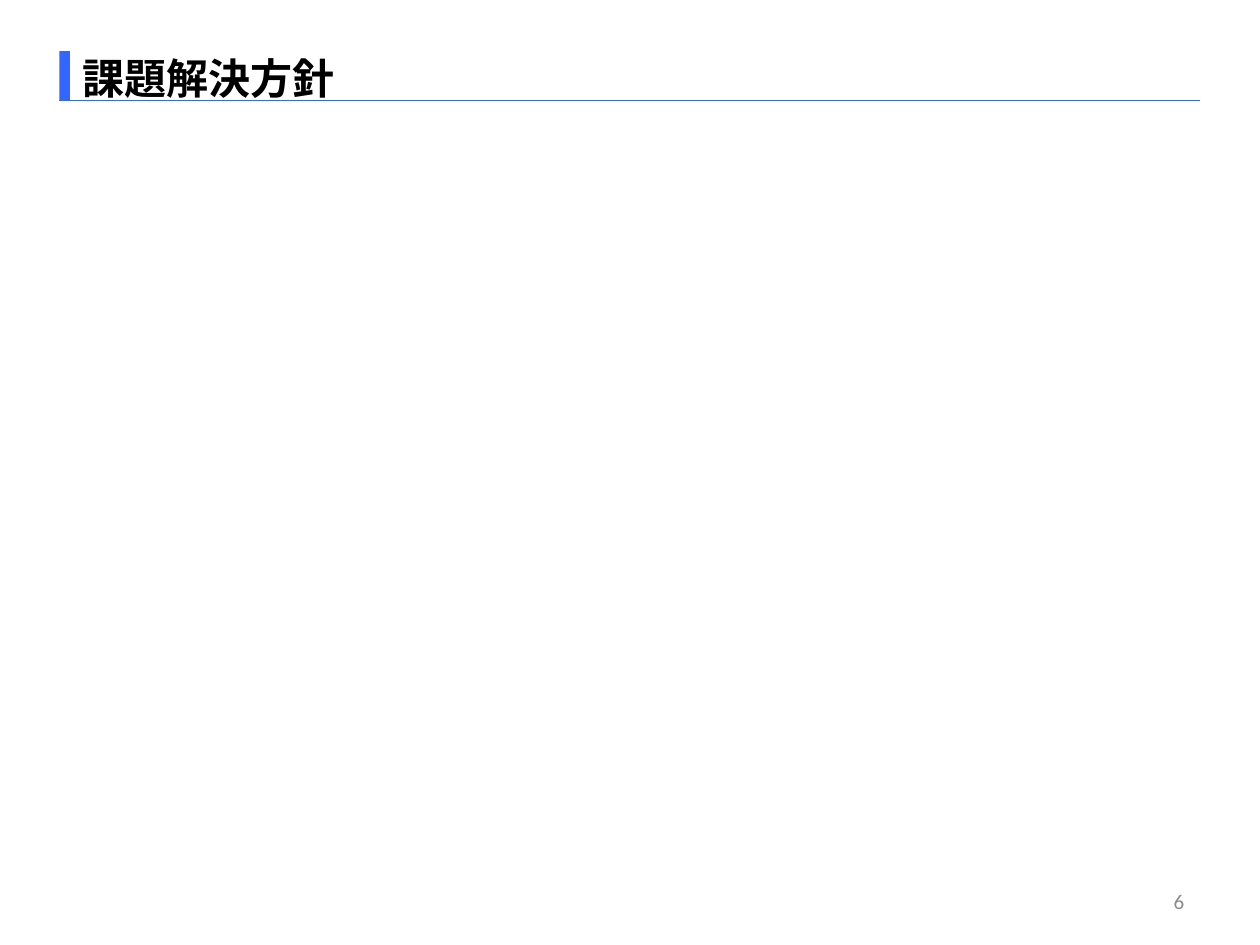
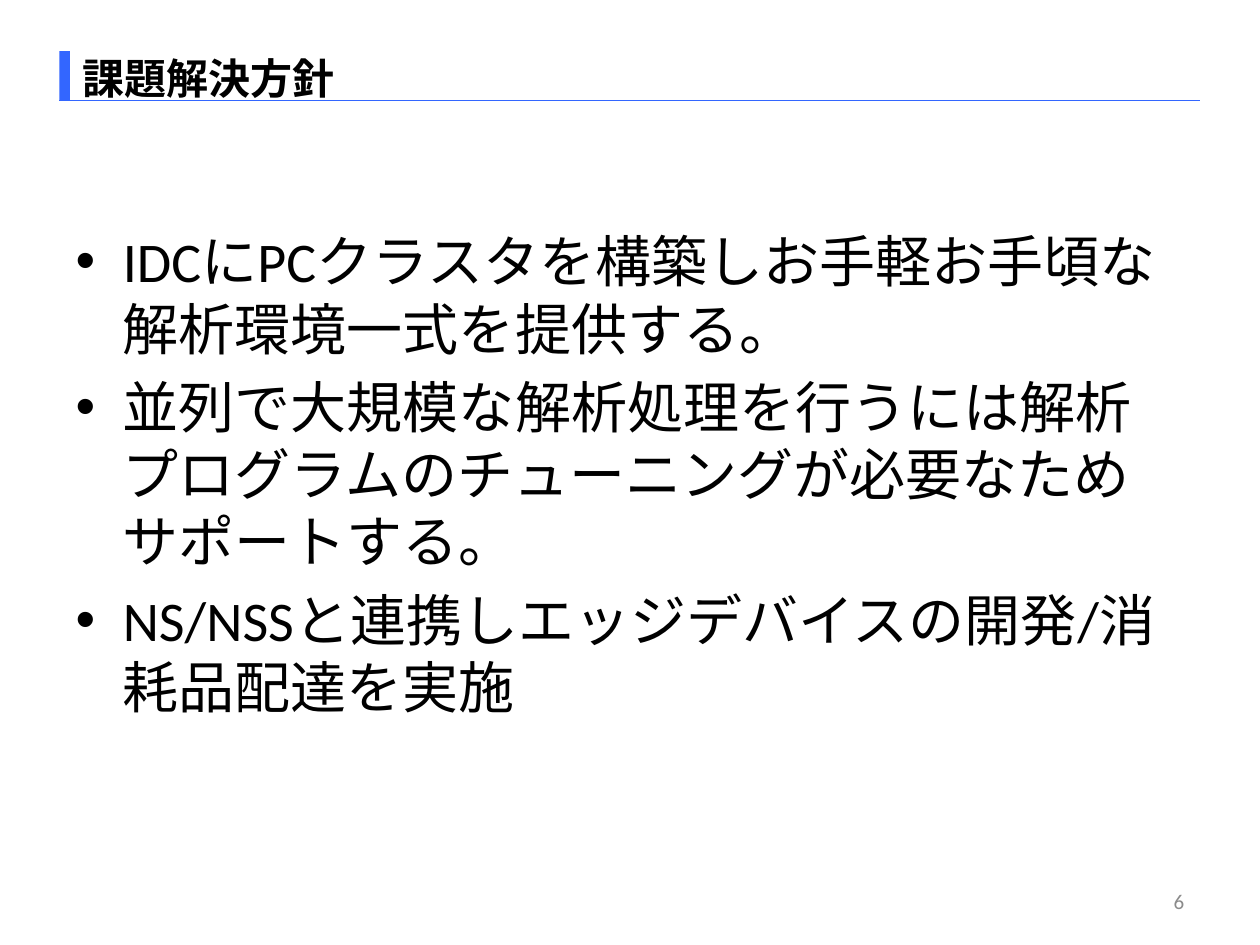
Before and after one commit to SITH-YN/PythonTool, a slide deck: slide 6 of Temp/EMB本部_中村洋太_290863_[HPC解析_CC&ECサービス].pptx. Drawn at 1260x945 pixels with LibreOffice and Linux fonts; fonts in the diff are those of the drawing; background and template pictures are left out. Boxes give left, top, right and bottom in pixels: in the first picture for what was removed or moved away, otherwise in the second. Text is boxed around its words. In the diff, an @@ line names an element or a change of style, - is before the commit and + after.

```diff
--- a/Temp/EMB本部_中村洋太_290863_[HPC解析_CC&ECサービス].pptx
+++ b/Temp/EMB本部_中村洋太_290863_[HPC解析_CC&ECサービス].pptx
@@ text added at (123, 303, 1155, 713), 32 pt, text #000000 @@
+• IDCにPCクラスタを構築しお手軽お手頃な解析環境一式を提供する。
+• 並列で大規模な解析処理を行うには解析プログラムのチューニングが必要なためサポートする。
+• NS/NSSと連携しエッジデバイスの開発/消耗品配達を実施
```
Also in this commit, not shown: 3 other slides changed.
